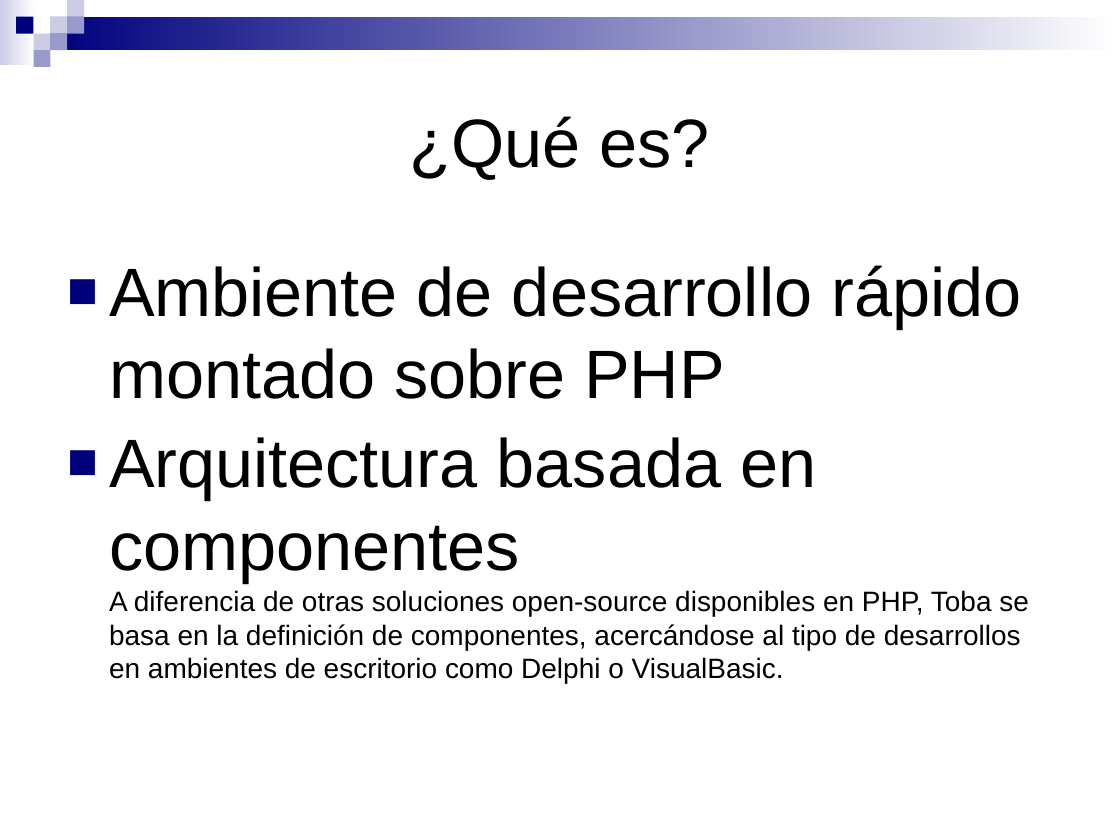
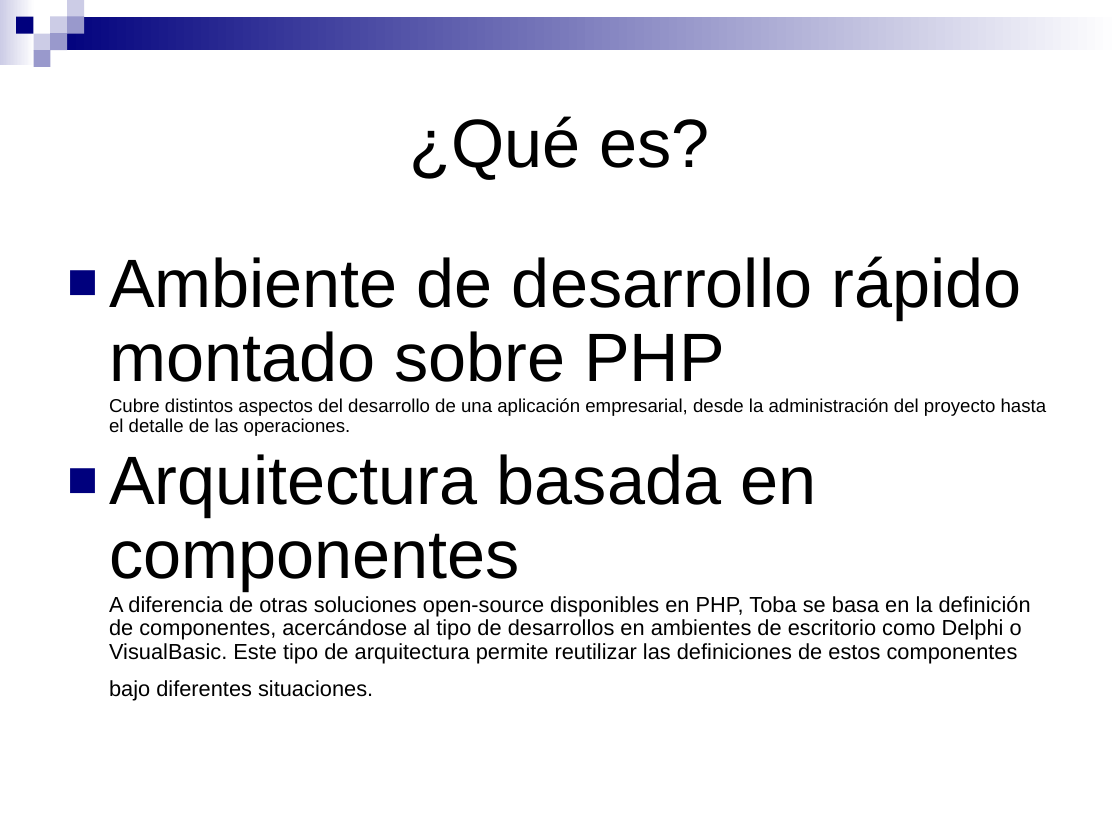
Before and after one commit to SIU-Toba/framework, a slide deck: slide 2 of doc/presentacion/Jornadas JAIIO.ppt. Drawn at 1120x840 pixels with LibreOffice and Linux fonts; fonts in the diff are those of the drawing. Boxes give left, top, right and bottom in pixels: in the first picture for what was removed or moved away, otherwise in the second. Text is boxed around its words. In the diff, an @@ line names an element or a change of style, - is before the commit and + after.

Commit message:
* Mejora al catalogo de items (saca fotos continuamente, guarda la ultima vista entre sesiones)  * Los eventos asociados a un ei se pueden ordenar  * El formulario_ml puede manejar su orden a partir de una columna extra en el pasaje de datos (falta trabajar mas sobre esto)  * Nueva version de la presentacion (vista con haydee)

```diff
--- a/doc/presentacion/Jornadas JAIIO.ppt
+++ b/doc/presentacion/Jornadas JAIIO.ppt
@@ text at box(109, 256, 1047, 701): text changed; size 18 to 14 pt @@
-■ Ambiente de desarrollo rápido montado sobre PHP
-■ Arquitectura basada en componentes
-  A diferencia de otras soluciones open-source disponibles en PHP, Toba se basa en la definición de componentes, acercándose al tipo de desarrollos en ambientes de escritorio como Delphi o VisualBasic.
+■ Ambiente de desarrollo rápido montado sobre PHP
+  Cubre distintos aspectos del desarrollo de una aplicación empresarial, desde la administración del proyecto hasta el detalle de las operaciones.
+■ Arquitectura basada en componentes
+  A diferencia de otras soluciones open-source disponibles en PHP, Toba se basa en la definición de componentes, acercándose al tipo de desarrollos en ambientes de escritorio como Delphi o VisualBasic. Este tipo de arquitectura permite reutilizar las definiciones de estos componentes bajo diferentes situaciones.
```
Also in this commit, not shown: 5 other slides changed, 1 slide added, 1 slide removed, 16 other files.
